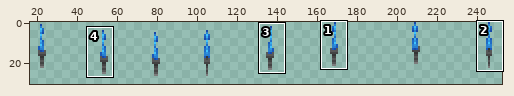
Sprite sheet: Resources/AwesomeGuns/Weapons/PLASMA_BLADE/Handobs.gif. The first picture is a wide view before the edit; the outline marks the close-up.
Close-up. Earlier state:
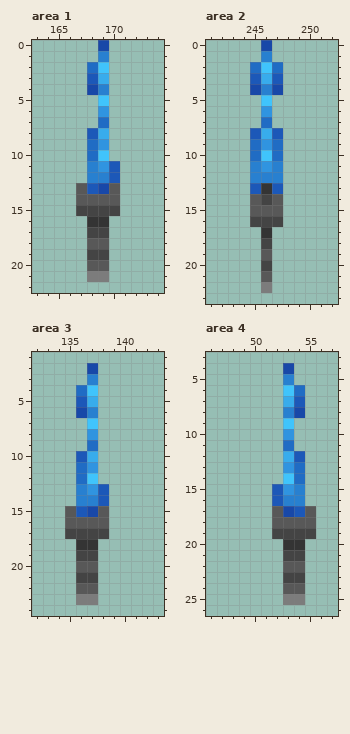
The file is 256x40 pixels. Shown: area 1: x 163..174, y 0..22; area 2: x 241..252, y 0..23; area 3: x 132..143, y 1..24; area 4: x 46..57, y 3..26. The wide view leaves out empty margins. The commit also changed other parts of the picture, which this record leaves out.
After:
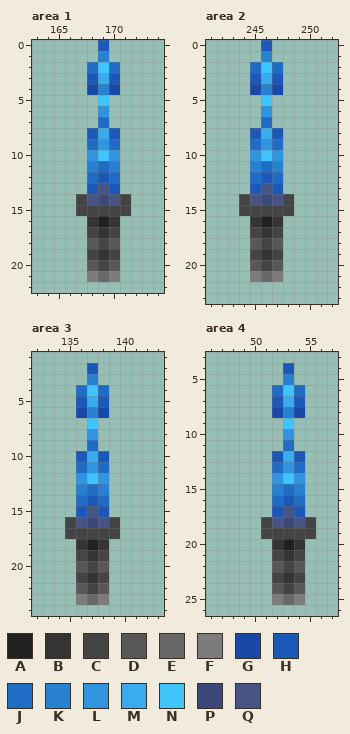
Palette (. is transparent): A #202020  B #343434  C #444444  D #585858  E #686868  F #7c7c7c  G #1848a8  H #1c58b8  J #206cc4  K #2880d0  L #3094e0  M #38acec  N #40c4fc  P #3c4878  Q #485484
What changed:
Changed rows in their new state; - is an unchanged pixel.
Area 1:
first column x 169:
 0 H-
 2 -J
 3 -H
 4 -G
first column x 167:
 8 ---H-
 9 ---J-
10 -L-L-
11 --JK-
12 -JHJ-
13 .-QH-
14 CQPQC
15 ----C
16 --AB-
17 --BC-
18 --CD-
19 --BC-
20 --CD-
21 --EF-
Area 2:
first column x 246:
 0 H
first column x 244:
10 -L-L-
11 --J--
12 -JHJ-
13 --Q--
14 CQPQC
15 CCCCC
16 -BAB-
17 -C-C-
18 -D-D-
19 -CBC-
20 -D-D-
21 -FEF-
22 --.--
Area 3:
first column x 137:
 2 H-
 4 -J
 5 -H
 6 -G
first column x 135:
10 ---H-
11 ---J-
12 -L-L-
13 --JK-
14 -JHJ-
15 .-QH-
16 CQPQC
17 ----C
18 --AB-
19 --BC-
20 --CD-
21 --BC-
22 --CD-
23 --EF-
Area 4:
first column x 52:
 4 -H
 6 J-
 7 H-
 8 G-
first column x 51:
12 -H---
13 -J---
14 -L-L-
15 -KJ--
16 -JHJ-
17 -HQ-.
18 CQPQC
19 C----
20 -BA--
21 -CB--
22 -DC--
23 -CB--
24 -DC--
25 -FE--
